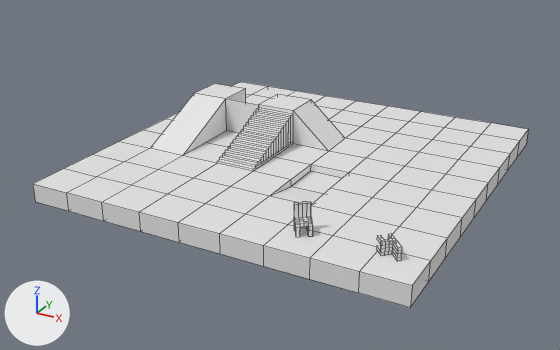
A saved change to the Blender file resources/objects/testcube.blend.
One viewpoint serves both versions: a 50 mm lens placed at (18.0, -35.2, 16.6), pointed at (-0.7, -1.3, -0.4). Every picture has the same lights, and +X, +Y and +Z are marked at lower left. Mesh edges are drawn as thin lines.
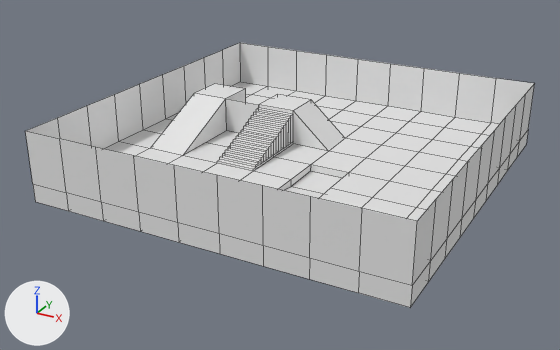
Where the change shows, as pixel boxes (x1, y1, x2, y2) in the pictures (560 x 350 px; the box of a moved part takes in the faces that stretch with it):
'Cube', reshaped (17% taller): before (33, 82, 528, 307); after (25, 43, 535, 307)
part 1 of me_cube, moved or reshaped: before (294, 202, 402, 258); after (25, 43, 535, 286)

The change, as a diff of the scene's bpy script:
```diff
--- a/resources/objects/testcube.blend.py
+++ b/resources/objects/testcube.blend.py
@@ me_cube @@
 # used by ob_cube; location = (0.0, 0.0, 0.0); rotation_euler = (0.0, 0.0, -1.571), in degrees (0, 0, -90); scale = (10.0, 10.0, 0.5)
-me_cube.from_pydata(...)  # 488 vertices, 445 faces; spans x -1.0..1.0, y -1.0..1.0, z -1.0..4.96
+me_cube.from_pydata(...)  # 520 vertices, 441 faces; spans x -1.0..1.0, y -1.0..1.0, z -1.0..6.63
+# me_cube part 1
+# 4 vertices are removed from x 0.81..0.82, y 0.43..0.83, z 1.71..2.32
+# 72 faces are deleted
+# 36 new vertices lie (0.0, 0.0, 5.63) away from vertices in x -1.0..1.0, y -1.0..1.0, z 1.0
+# 68 new faces join them
 me_cube.materials.append(mat_material)
```
